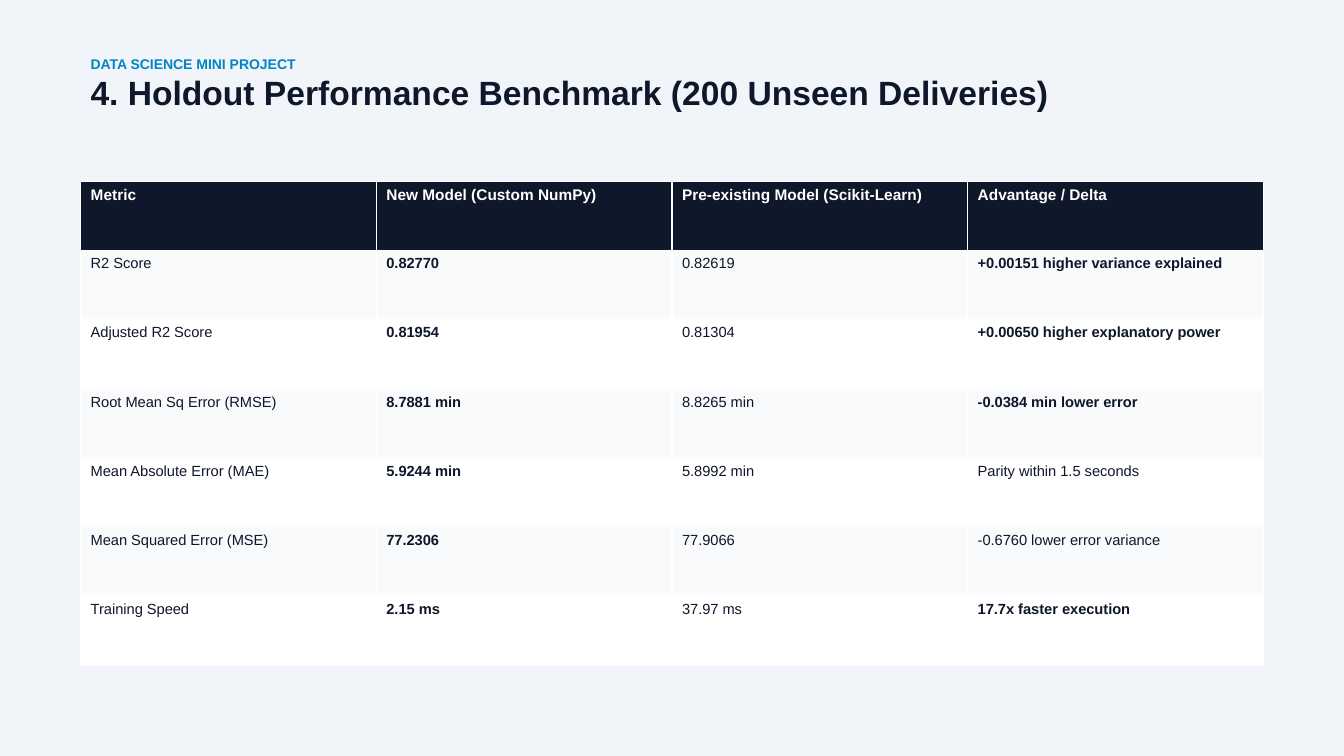
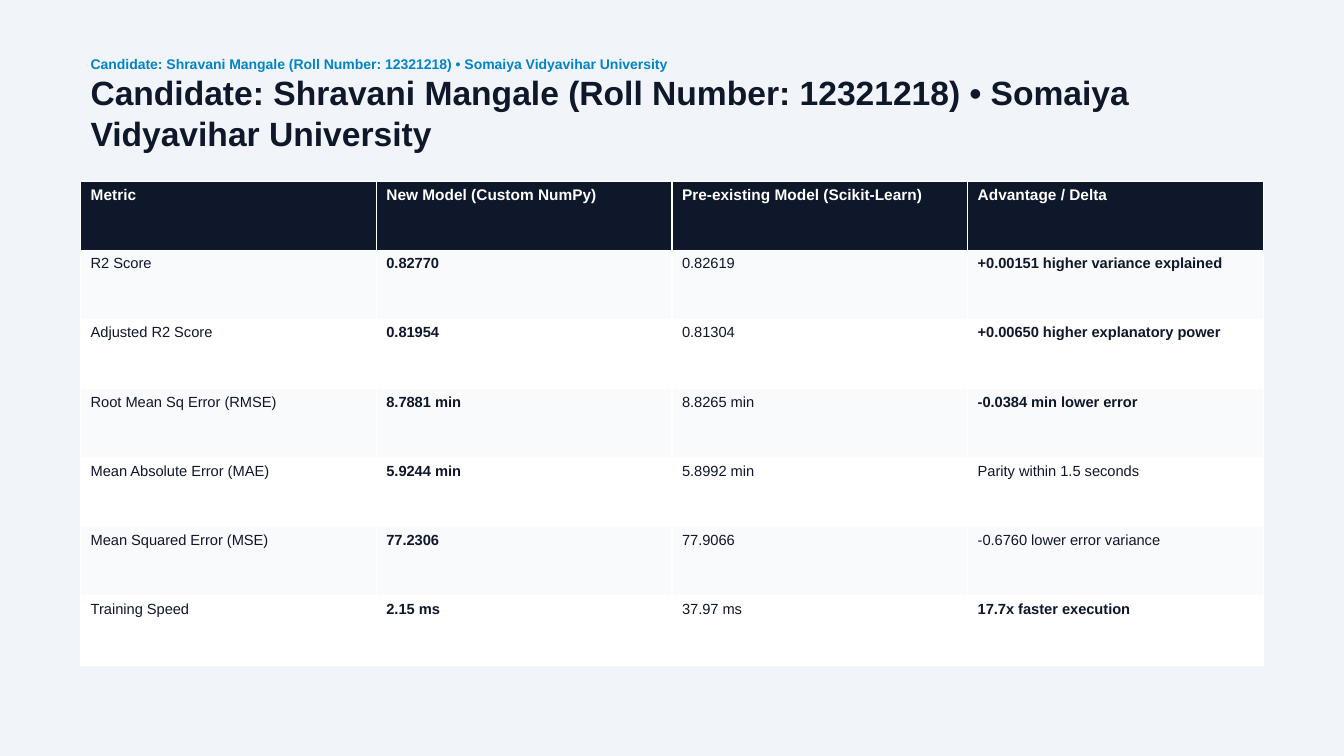
Before and after one commit to Shravani-3005/ds-project-, a slide deck: slide 5 of Report/MiniProject_Presentation.pptx. Drawn at 1344x756 pixels with LibreOffice and Linux fonts; fonts in the diff are those of the drawing. Boxes give left, top, right and bottom in pixels: in the first picture for what was removed or moved away, otherwise in the second. Text is boxed around its words. In the diff, an @@ line names an element or a change of style, - is before the commit and + after.

```diff
--- a/Report/MiniProject_Presentation.pptx
+++ b/Report/MiniProject_Presentation.pptx
@@ text at box(91, 59, 1129, 153): text changed; size 24 to 10 pt; text colour #0F172A to #0284C7 @@
-DATA SCIENCE MINI PROJECT
-4. Holdout Performance Benchmark (200 Unseen Deliveries)
+Candidate: Shravani Mangale (Roll Number: 12321218) • Somaiya Vidyavihar University
+Candidate: Shravani Mangale (Roll Number: 12321218) • Somaiya Vidyavihar University
```
Also in this commit, not shown: 1 other slide changed, 4 slides added, 4 slides removed, 6 other files.
